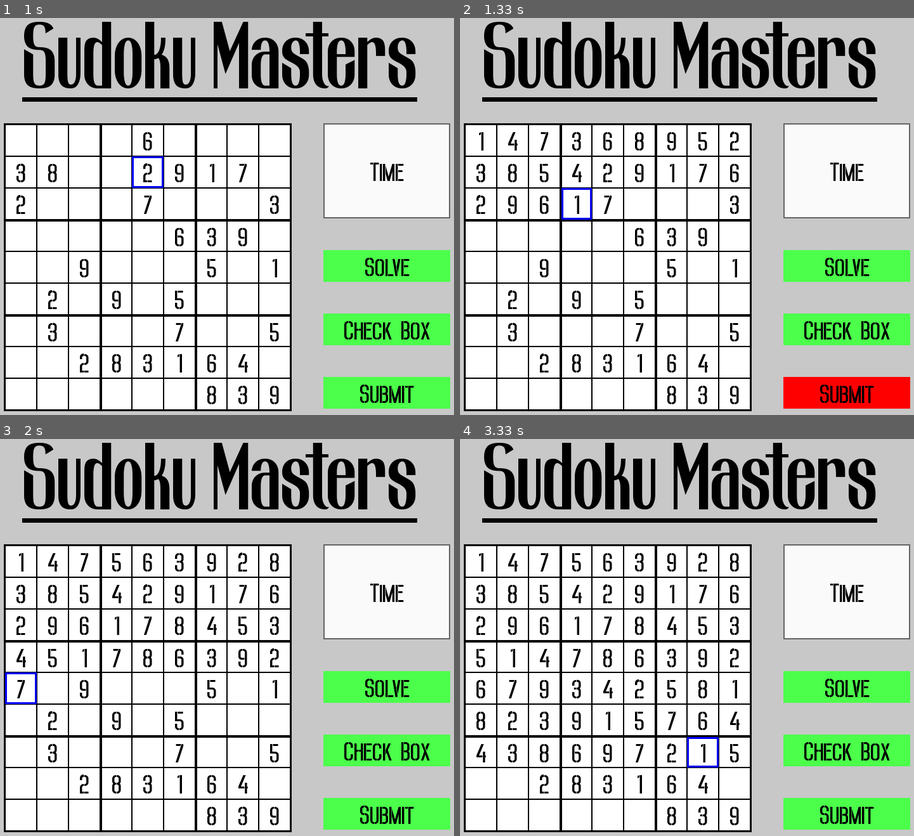
Above: before the commit, frames 1-4 (two rows, left to right).
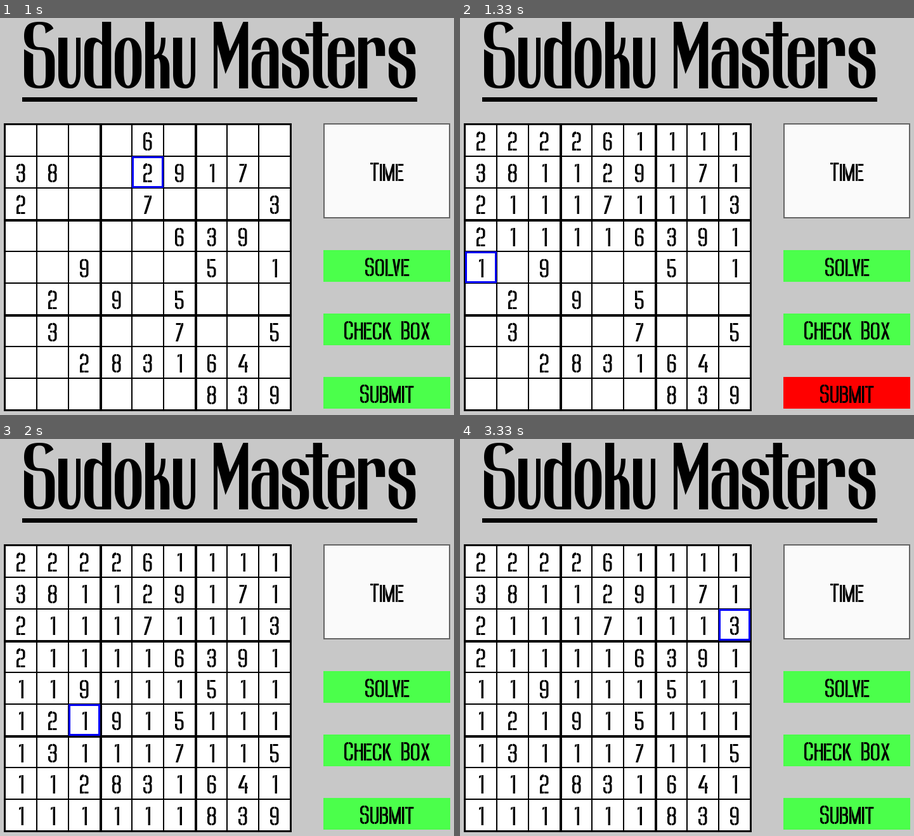
Above: after the commit, the same moments.

Repository: aditya-sahai/Sudoku-Game
Game: pygame game, started from GameWindow.py
Same seed, same stepped clock (60 frames per second), same inputs: the game is played once before the commit and once after it.
Inputs (mouse positions are in pixels of both pictures, inside the frame that each line leads up to):
- Up to frame 1 (1 s): press the mouse at (118, 268) at 0.37 s; move the mouse to (90, 212) at 0.47 s; release the mouse at (68, 152) at 0.6 s; press the mouse at (213, 236) at 0.7 s; move the mouse to (131, 176) at 0.8 s; release the mouse at (54, 117) at 0.93 s
- Up to frame 2 (1.33 s): press the mouse at (732, 172) at 1.03 s; move the mouse to (805, 280) at 1.13 s; release the mouse at (877, 387) at 1.27 s
- Up to frame 3 (2 s): press the mouse at (385, 685) at 1.37 s; move the mouse to (249, 736) at 1.47 s; release the mouse at (113, 784) at 1.6 s; press the mouse at (272, 625) at 1.7 s; move the mouse to (181, 669) at 1.8 s; release the mouse at (86, 712) at 1.93 s
- Up to frame 4 (3.33 s): press the mouse at (700, 625) at 2.03 s; move the mouse to (786, 550) at 2.13 s; release the mouse at (873, 474) at 2.27 s; press the mouse at (482, 593) at 2.37 s; move the mouse to (573, 534) at 2.47 s; release the mouse at (664, 474) at 2.6 s; press the mouse at (514, 689) at 2.7 s; move the mouse to (664, 601) at 2.8 s; release the mouse at (814, 518) at 2.93 s; press the mouse at (673, 625) at 3.03 s; move the mouse to (700, 621) at 3.13 s; release the mouse at (723, 613) at 3.27 s

Frame 1 is identical in both runs. In frame 2, 1.3% of the frame differs, in the area x 1-62%, y 28-67%; in frame 3, 2.2%; in frame 4, 2.6%, in the area x 3-64%, y 28-98%.

Commit message:
Making The Check Number Button Functional

Diff:
--- a/GameWindow.py
+++ b/GameWindow.py
@@ -2,6 +2,7 @@
 from PygameConfig import PygameConfig
 from SudokuGenerator import SudokuGenerator
 from Solver import Solver
+import time
 
 
 class GameWindow:
@@ -25,6 +26,8 @@
 
         self.is_solving = False
         self.is_solved = False
+        self.initial_time_check_num = 0
+        self.elapsed_time_check_box = 0
 
     def get_grid_dict(self):
         """Gets a 2d list containing dicts instead of just numbers."""
@@ -49,7 +52,8 @@
                     "value": self.SudokuGenerator.grid[row_num][col_num],
                     "can-change": self.SudokuGenerator.grid[row_num][col_num] == 0,
                     "rect": pygame.Rect(x, y, width, height),
-                    "color": (0, 0, 0),
+                    "border-color": (0, 0, 0),
+                    "bg-color": (255, 255, 255),
                 }
 
     def make_sudoku_mouse_responsive(self):
@@ -62,14 +66,14 @@
         for row_num, row in enumerate(self.SudokuGenerator.grid):
             for col_num, num_dict in enumerate(row):
                 if num_dict["rect"].collidepoint(mouse_x, mouse_y):
-                    self.SudokuGenerator.grid[row_num][col_num]["color"] = (0, 0, 255)
+                    self.SudokuGenerator.grid[row_num][col_num]["border-color"] = (0, 0, 255)
 
                     if pygame.mouse.get_pressed()[0] == 1:
                         self.selected_row = row_num
                         self.selected_col = col_num
 
                 else:
-                    self.SudokuGenerator.grid[row_num][col_num]["color"] = (0, 0, 0)
+                    self.SudokuGenerator.grid[row_num][col_num]["border-color"] = (0, 0, 0)
 
     def draw_sudoku(self):
         """Draws the sudoku surface."""
@@ -79,8 +83,8 @@
         for row_num, row in enumerate(self.SudokuGenerator.grid):
             for col_num, num_dict in enumerate(row):
 
-                pygame.draw.rect(self.sudoku_surface, (255, 255, 255), num_dict["rect"])
-                pygame.draw.rect(self.sudoku_surface, num_dict["color"], num_dict["rect"], 1)
+                pygame.draw.rect(self.sudoku_surface, num_dict["bg-color"], num_dict["rect"])
+                pygame.draw.rect(self.sudoku_surface, num_dict["border-color"], num_dict["rect"], 1)
                 text = self.settings.write_center_text(
                     num_dict["value"],
                     num_dict["rect"],
@@ -229,6 +233,30 @@
 
         return False
 
+    def check_num(self, num, pos):
+        """Checks the box the row and the column if the number is valid."""
+
+        # Checks if the number exists in the same row.
+        for col_num, num_dict in enumerate(self.SudokuGenerator.grid[pos[0]]):
+            if num_dict["value"] == num and col_num != self.selected_col:
+                return (pos[0], col_num)
+
+        # Checks if a number exists in the same column.
+        for row in range(9):
+            if num == self.SudokuGenerator.grid[row][pos[1]]["value"] and row != self.selected_row:
+                return (row, pos[1])
+
+        # Checks if number exists in the 3x3 box of number.
+        box_x_start = (pos[0] // 3) * 3
+        box_y_start = (pos[1] // 3) * 3
+
+        for row_num, row in enumerate(self.SudokuGenerator.grid[box_x_start : box_x_start + 3]):
+            for col_num, col in enumerate(row[box_y_start : box_y_start + 3]):
+                if num == col["value"] and (row_num, col_num) != (self.selected_row, self.selected_col):
+                    return (self.SudokuGenerator.grid.index(row), row.index(col))
+
+        return False
+
     def restore_grid(self):
         """Restores the grid."""
 
@@ -236,6 +264,13 @@
             for col_num, num_dict in enumerate(row):
                 if num_dict["can-change"]:
                     self.SudokuGenerator.grid[row_num][col_num]["value"] = 0
+
+    def clear_check_box_colors(self):
+        """Clears all the colors acquired by the check box button."""
+
+        for row_num, row in enumerate(self.SudokuGenerator.grid):
+            for col_num, num_dict in enumerate(row):
+                self.SudokuGenerator.grid[row_num][col_num]["bg-color"] = (255, 255, 255)
 
     def main(self):
         """Main loop of the lobby window."""
@@ -261,8 +296,33 @@
                 self.is_solved = True
                 self.is_solving = False
 
+            if check_box_mouse_status["is-pressed"]:
+                same_num_pos = self.check_num(
+                    self.SudokuGenerator.grid[self.selected_row][self.selected_col]["value"],
+                    (self.selected_row, self.selected_col)
+                )
+
+                if same_num_pos and same_num_pos != (self.selected_row, self.selected_col):
+                    self.SudokuGenerator.grid[same_num_pos[0]][same_num_pos[1]]["bg-color"] = (255, 100, 100)
+                    self.SudokuGenerator.grid[self.selected_row][self.selected_col]["bg-color"] = (255, 100, 100)
+
+
+                else:
+                    self.SudokuGenerator.grid[self.selected_row][self.selected_col]["bg-color"] = (100, 255, 100)
+
+                self.initial_time_check_num = time.time()
+
             if not self.is_solved:
                 self.update_grid()
+
+            if self.initial_time_check_num != 0:
+                self.elapsed_time_check_box = time.time() - self.initial_time_check_num
+
+            if self.elapsed_time_check_box >= 5:
+                self.clear_check_box_colors()
+                self.initial_time_check_num = 0
+                self.elapsed_time_check_box = 0
+
 
             self.draw_window()
             pygame.display.update()
--- a/Solver.py
+++ b/Solver.py
@@ -17,25 +17,25 @@
         """Checks the box the row and the column if the number is valid."""
 
         # Checks if the number exists in the same row.
-        for num_dict in self.grid[pos[0]]:
+        for col_num, num_dict in enumerate(self.grid[pos[0]]):
             if num_dict["value"] == num:
-                return False
+                return (pos[0], col_num)
 
         # Checks if a number exists in the same column.
         for col in range(9):
             if num == self.grid[col][pos[1]]["value"]:
-                return False
+                return (col, pos[1])
 
         # Checks if number exists in the 3x3 box of number.
         box_x_start = (pos[0] // 3) * 3
         box_y_start = (pos[1] // 3) * 3
 
-        for row in self.grid[box_x_start : box_x_start + 3]:
-            for col in row[box_y_start : box_y_start + 3]:
+        for row_num, row in enumerate(self.grid[box_x_start : box_x_start + 3]):
+            for col_num, col in enumerate(row[box_y_start : box_y_start + 3]):
                 if num == col["value"]:
-                    return False
+                    return (row_num, col_num)
 
-        return True
+        return False
 
     def find_empty(self):
         """Returns the row, col of next empty space."""
@@ -59,7 +59,7 @@
             row, col = empty_pos
 
         for num in range(1, 10):
-            if self.check_num(num, empty_pos):
+            if not self.check_num(num, empty_pos):
                 self.grid[row][col]["value"] = num
 
                 if self.solve_board():
Not shown, changed: requirements.txt
